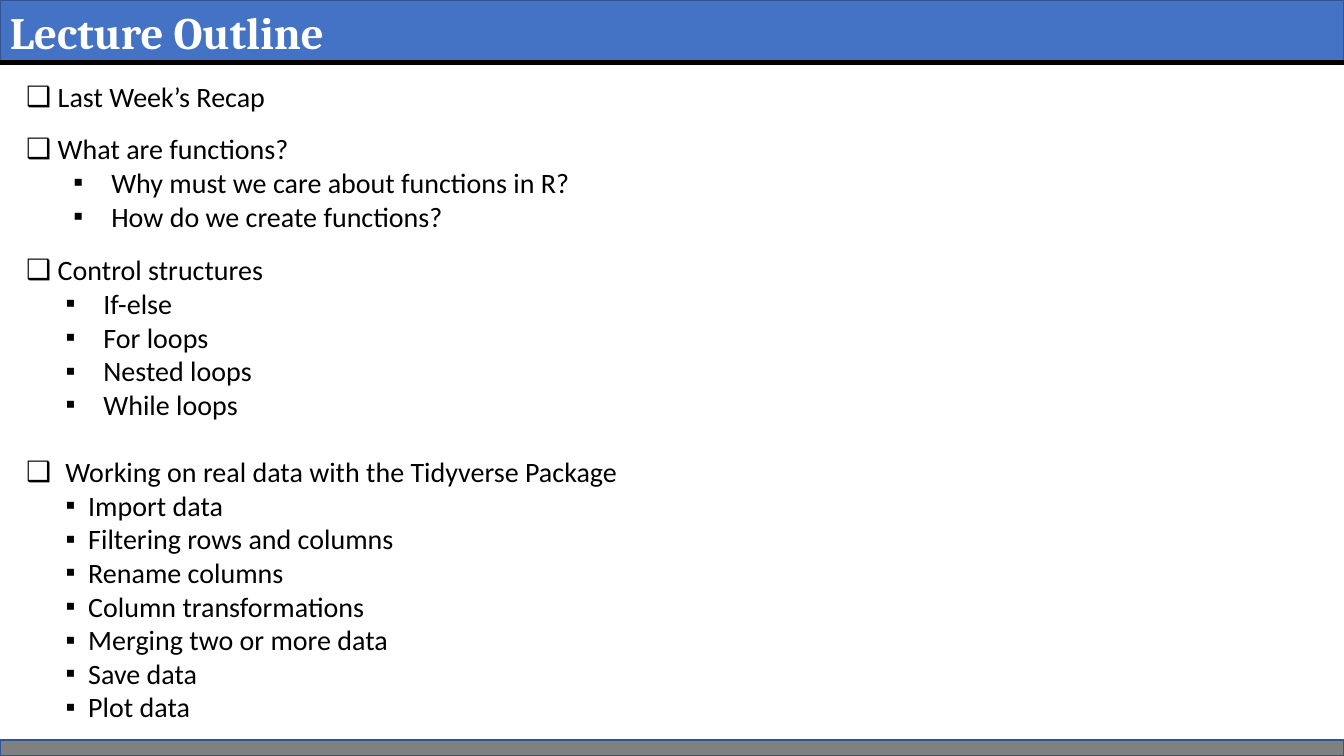
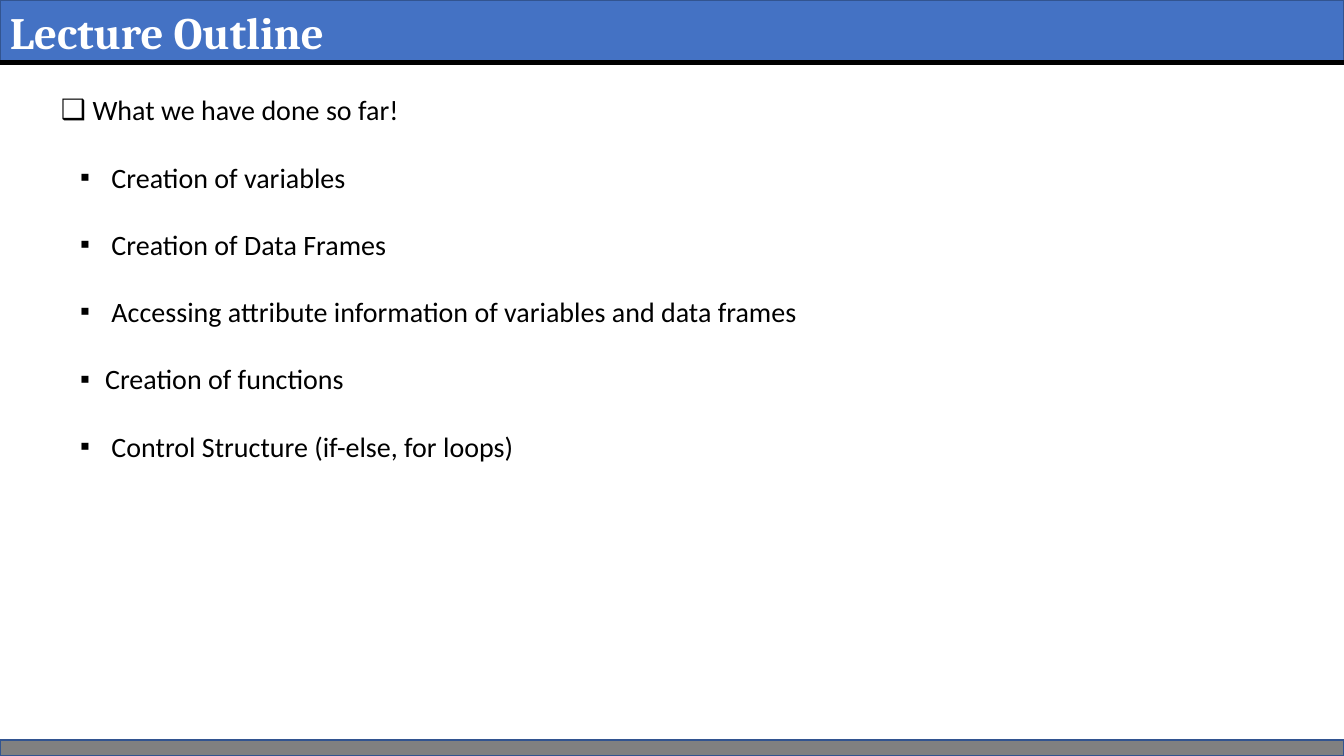
Before and after one commit to ericasare1/Data_Smart_Science, a slide deck: slide 2 of Week2/PPT_otherInformation/Rpart1c.pptx. Drawn at 1344x756 pixels with LibreOffice and Linux fonts; fonts in the diff are those of the drawing. Boxes give left, top, right and bottom in pixels: in the first picture for what was removed or moved away, otherwise in the second. Text is boxed around its words. In the diff, an @@ line names an element or a change of style, - is before the commit and + after.

Commit message:
week 3 materials

```diff
--- a/Week2/PPT_otherInformation/Rpart1c.pptx
+++ b/Week2/PPT_otherInformation/Rpart1c.pptx
@@ text at box(93, 100, 797, 462): text changed @@
-❑ Last Week’s Recap
-❑ What are functions?
-▪ Why must we care about functions in R?
-▪ How do we create functions?
-❑ Control structures
-▪ If-else
-▪ For loops
-▪ Nested loops
-▪ While loops
-❑ Working on real data with the Tidyverse Package
-▪ Import data
-▪ Filtering rows and columns
-▪ Rename columns
-▪ Column transformations
-▪ Merging two or more data
-▪ Save data
-▪ Plot data
+❑ What we have done so far!
+▪ Creation of variables
+▪ Creation of Data Frames
+▪ Accessing attribute information of variables and data frames
+▪ Creation of functions
+▪ Control Structure (if-else, for loops)
```
Also in this commit, not shown: 1 other slide changed, 5 slides added, 1 slide removed, 8 other files.
